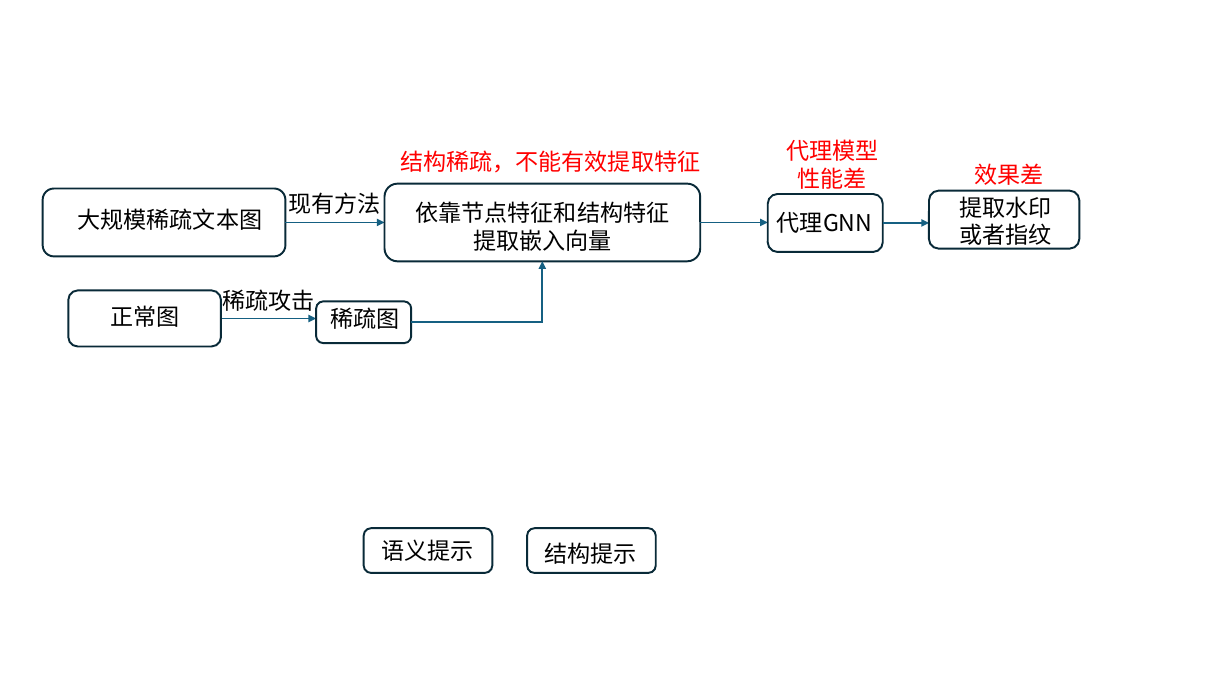
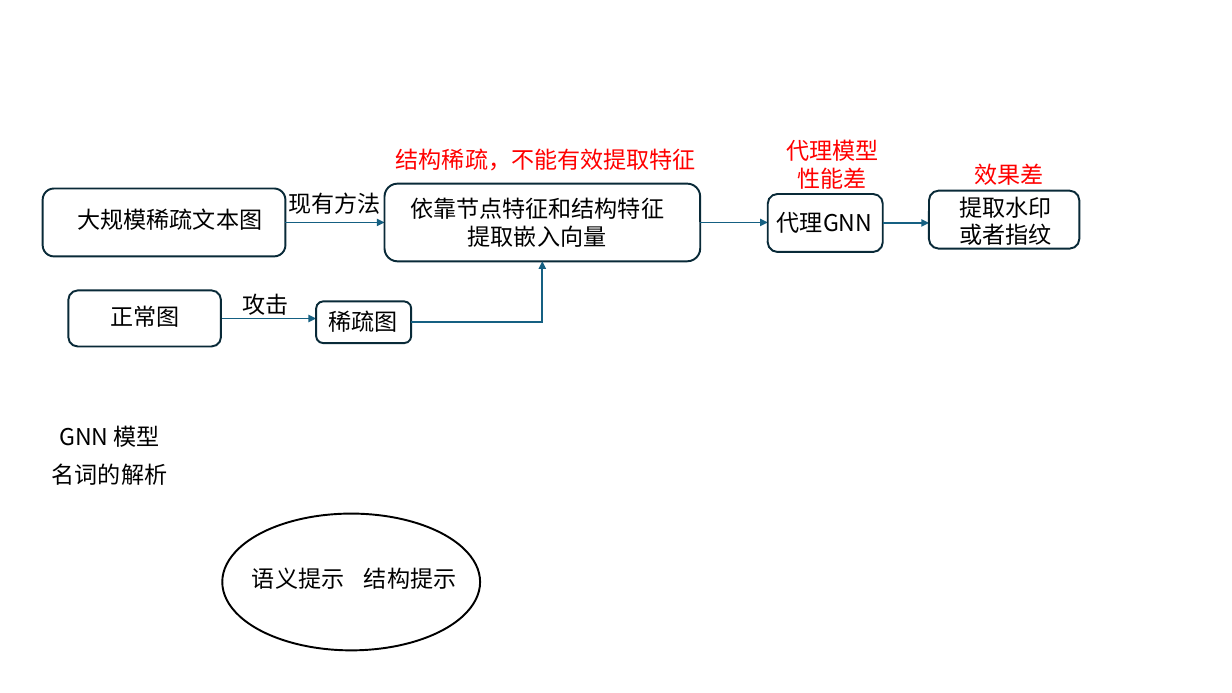
Before and after one commit to renhai1/text-graph-dov, a slide deck: slide 10 of 2025-08-14.pptx. Drawn at 1232x693 pixels with LibreOffice and Linux fonts; fonts in the diff are those of the drawing. Boxes give left, top, right and bottom in pixels: in the first picture for what was removed or moved away, otherwise in the second. Text is boxed around its words. In the diff, an @@ line names an element or a change of style, - is before the commit and + after.

```diff
--- a/2025-08-14.pptx
+++ b/2025-08-14.pptx
@@ text "结构稀疏，不能有效提取特征": place and size @@
-text "结构稀疏，不能有效提取特征" at (400, 150, 700, 173)
+text "结构稀疏，不能有效提取特征" at (396, 148, 696, 171)
@@ text "依靠节点特征和结构特征": place and size @@
-text "依靠节点特征和结构特征" at (415, 201, 669, 251)
+text "依靠节点特征和结构特征" at (410, 197, 664, 247)
@@ text at (243, 293, 289, 319): text changed @@
-稀疏攻击
+攻击
@@ text added at (59, 425, 160, 447), 18 pt, text #000000 @@
+GNN 模型
@@ text added at (52, 463, 167, 485), 18 pt, text #000000 @@
+名词的解析
@@ ellipse added at (223, 514, 481, 651), fill #FFFFFF, outline #000000 1.5 pt @@
@@ rounded rectangle removed at (364, 529, 493, 573) @@
@@ rounded rectangle removed at (527, 529, 655, 573) @@
@@ text "语义提示": place and size @@
-text "语义提示" at (381, 539, 473, 561)
+text "语义提示" at (252, 567, 344, 589)
@@ text "结构提示": place and size @@
-text "结构提示" at (545, 542, 637, 564)
+text "结构提示" at (364, 567, 456, 589)
```
Also in this commit, not shown: 4 other slides changed, 14 slides added.
